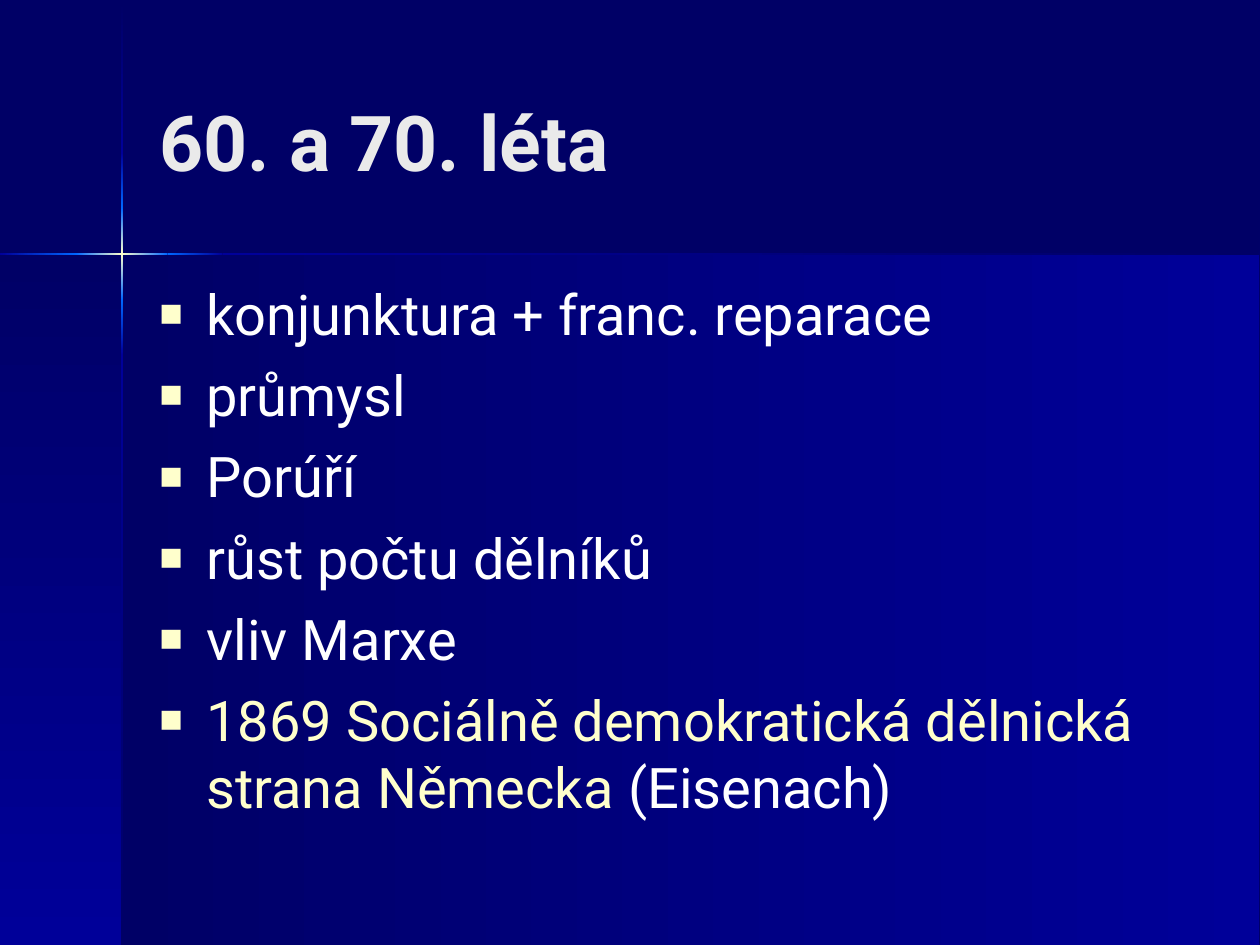
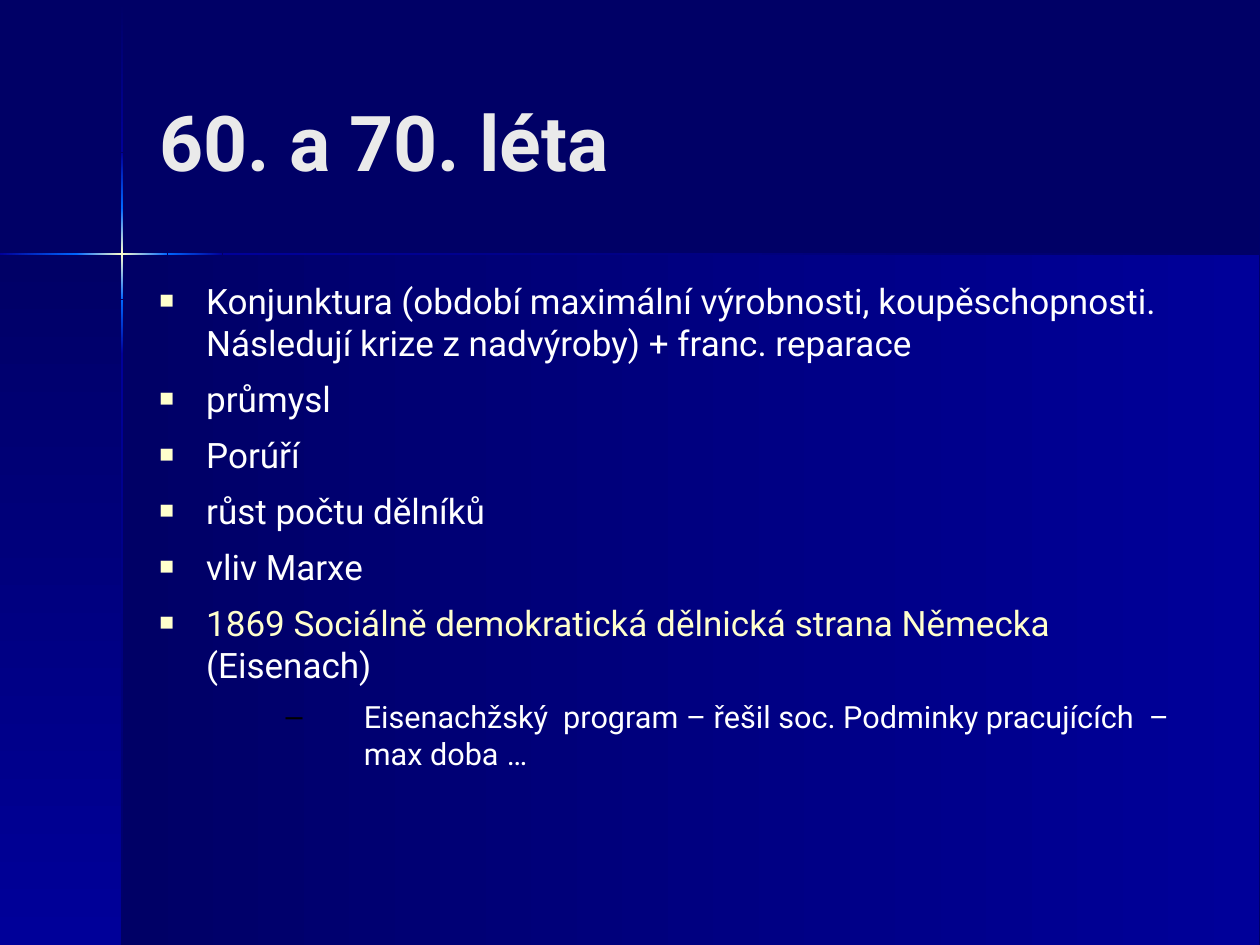
Before and after one commit to JiriKalvoda/zapisky, a slide deck: slide 18 of d/12-MezinarodniVztahy.ppt. Drawn at 1260x945 pixels with LibreOffice and Linux fonts; fonts in the diff are those of the drawing. Boxes give left, top, right and bottom in pixels: in the first picture for what was removed or moved away, otherwise in the second. Text is boxed around its words. In the diff, an @@ line names an element or a change of style, - is before the commit and + after.

```diff
--- a/d/12-MezinarodniVztahy.ppt
+++ b/d/12-MezinarodniVztahy.ppt
@@ text at (206, 286, 1155, 364): text changed; size 32 to 20 pt @@
-■ konjunktura + franc. reparace
+■ Konjunktura (období maximální výrobnosti, koupěschopnosti. Následují krize z nadvýroby) + franc. reparace
@@ text at (206, 384, 1050, 686): size 32 to 20 pt in "průmysl", "Porúří", "růst počtu dělníků", "vliv Marxe" and 1 more places @@
@@ text at (364, 705, 1134, 766): paragraph added @@
+  – Eisenachžský program – řešil soc. Podminky pracujících – max doba …
```
Also in this commit, not shown: 33 other slides changed.
